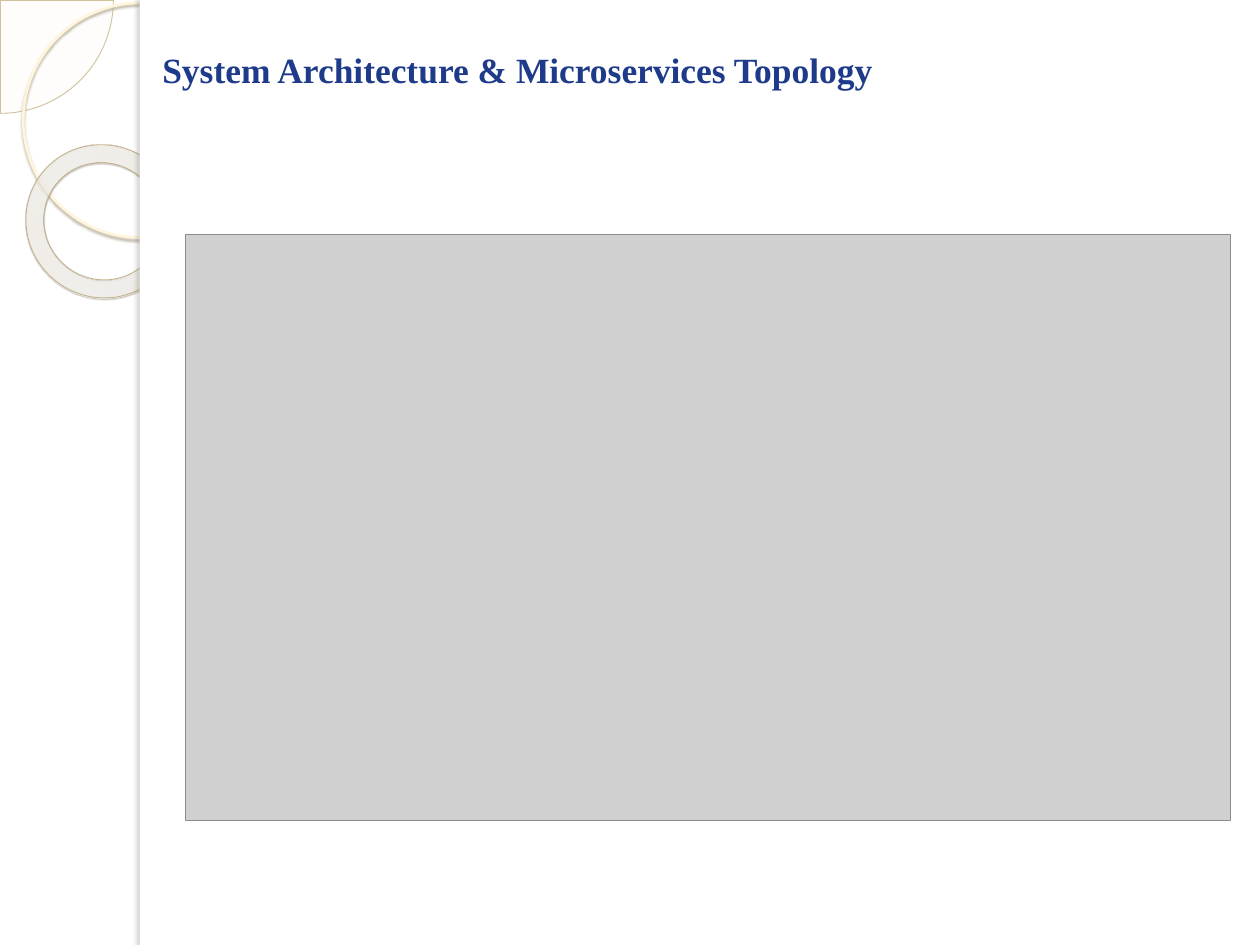
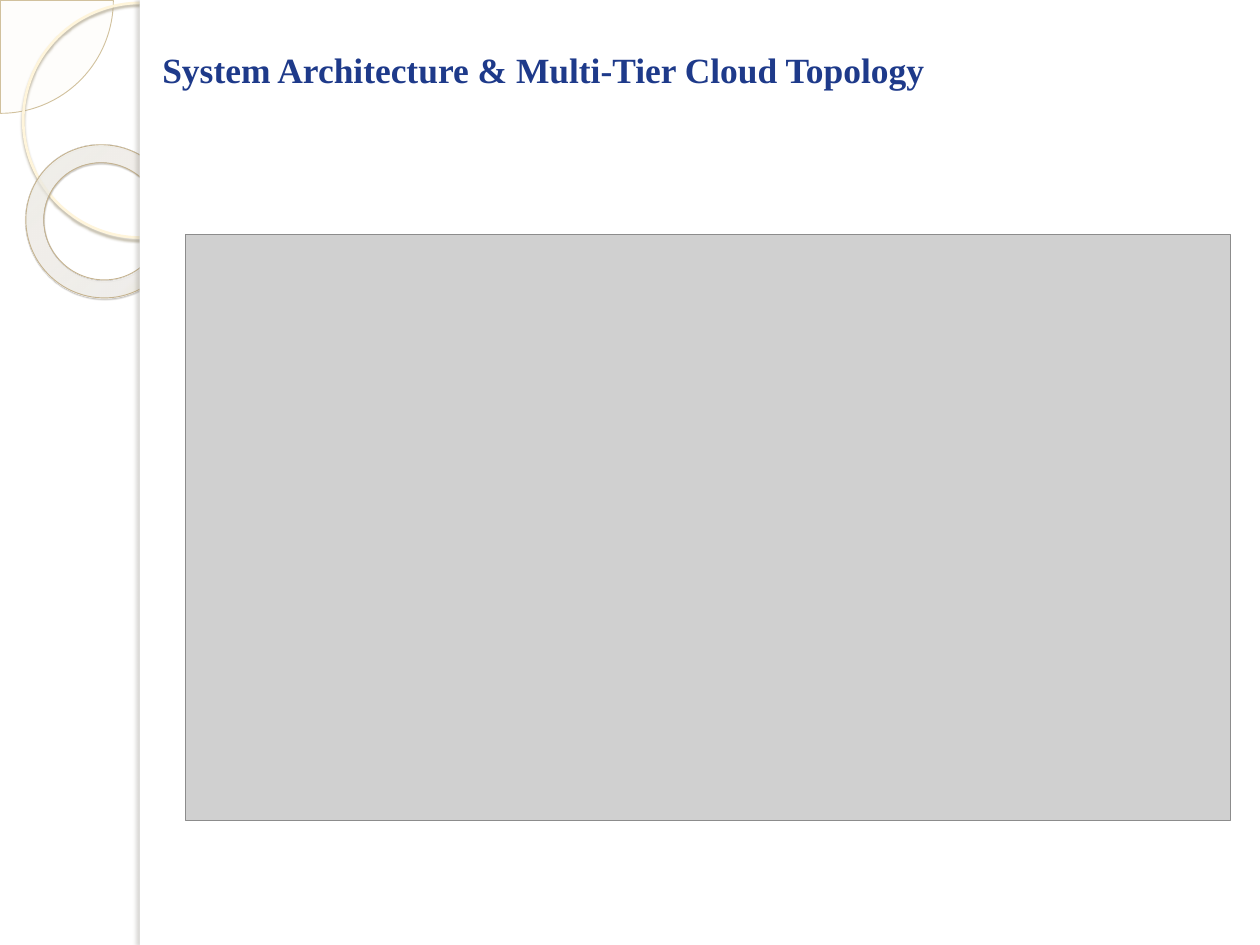
Before and after one commit to oggigachad/major-project, a slide deck: slide 8 of EvalixAI_Major_Project_Final.pptx. Drawn at 1260x945 pixels with LibreOffice and Linux fonts; fonts in the diff are those of the drawing; grey boxes stand for pictures; background and template pictures are left out. Boxes give left, top, right and bottom in pixels: in the first picture for what was removed or moved away, otherwise in the second. Text is boxed around its words. In the diff, an @@ line names an element or a change of style, - is before the commit and + after.

Commit message:
docs: align presentation slides with docs and modern asynchronous architecture

```diff
--- a/EvalixAI_Major_Project_Final.pptx
+++ b/EvalixAI_Major_Project_Final.pptx
@@ title at bbox=[162, 58, 924, 90]: text changed @@
-System Architecture & Microservices Topology
+System Architecture & Multi-Tier Cloud Topology
```
Also in this commit, not shown: 8 other slides changed.
